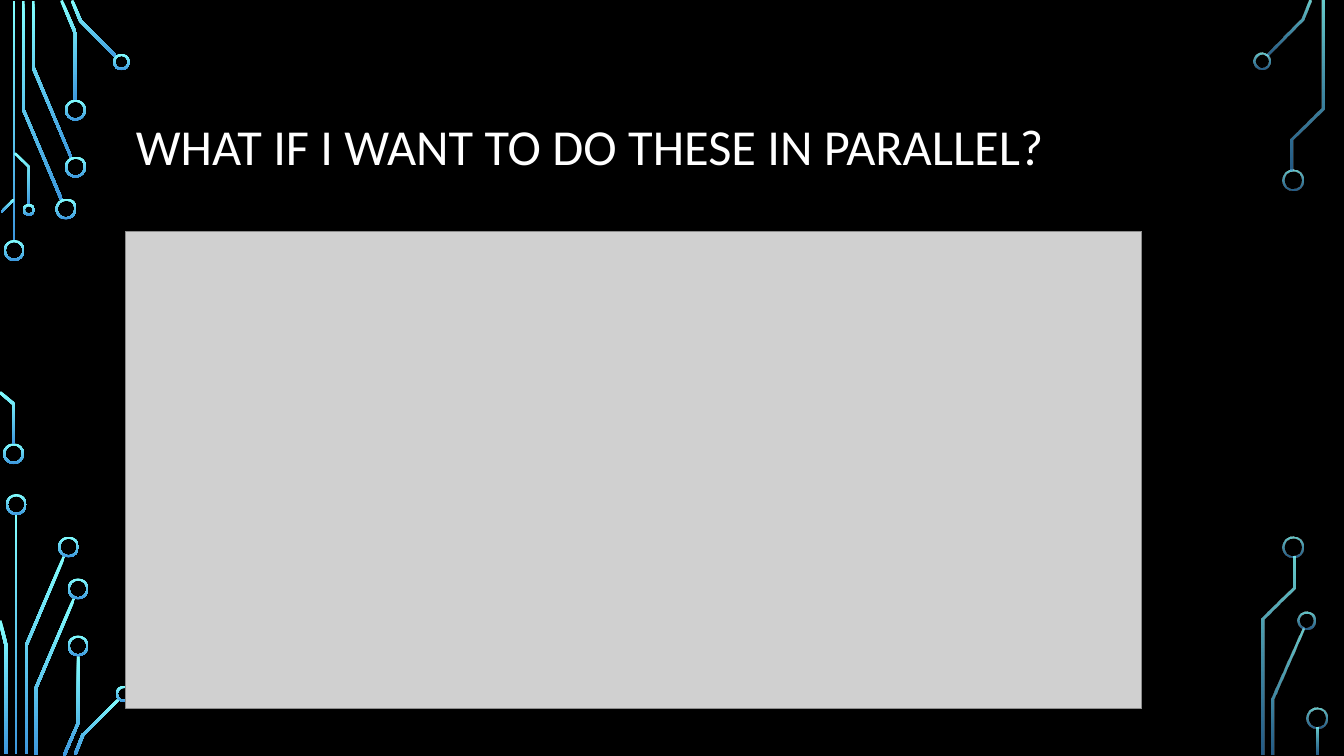
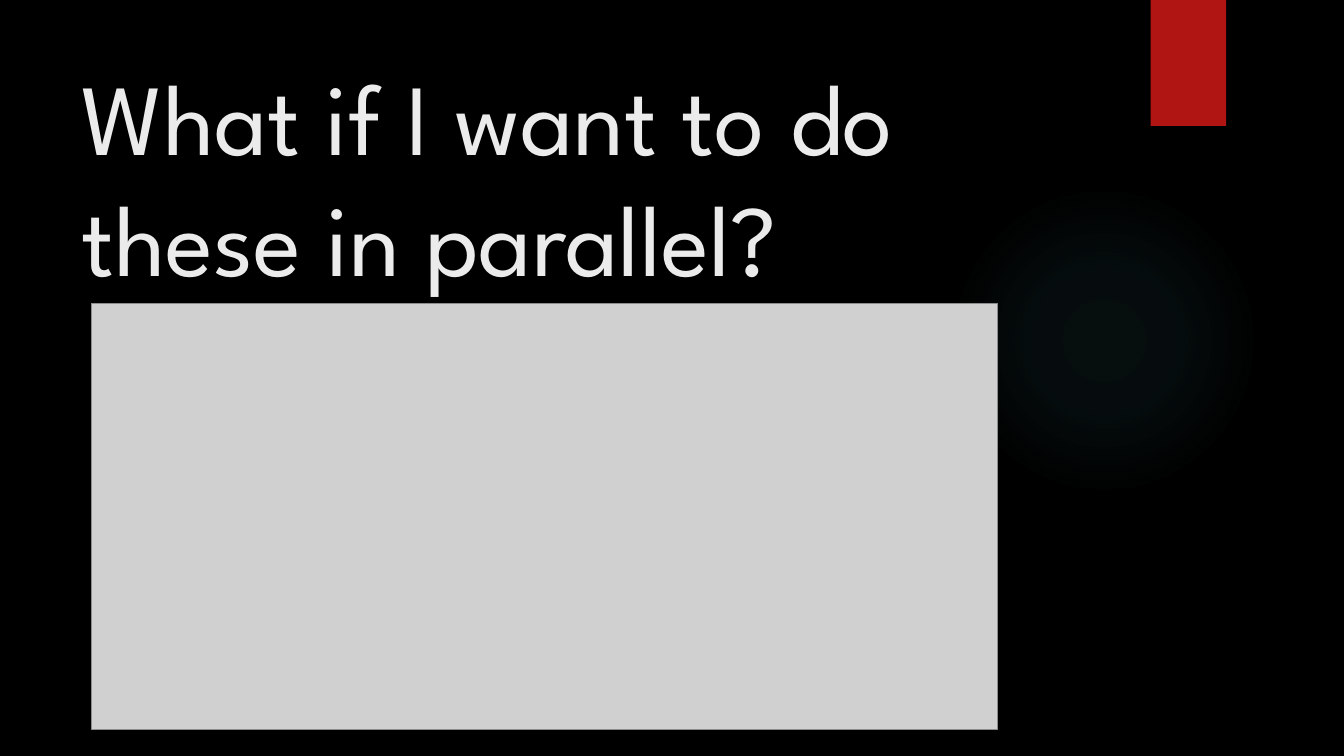
Before and after one commit to daleardi/roptalk, a slide deck: slide 31 of Monadic Error Handling Final.pptx. Drawn at 1344x756 pixels with LibreOffice and Linux fonts; fonts in the diff are those of the drawing; grey boxes stand for pictures; background and template pictures are left out. Boxes give left, top, right and bottom in pixels: in the first picture for what was removed or moved away, otherwise in the second. Text is boxed around its words. In the diff, an @@ line names an element or a change of style, - is before the commit and + after.

Commit message:
changed font size

```diff
--- a/Monadic Error Handling Final.pptx
+++ b/Monadic Error Handling Final.pptx
@@ rectangle added at bbox=[1150, 0, 1226, 126], fill #B01513 @@
@@ title "What if I want to ..." at bbox=[81, 84, 893, 306]: vertical alignment middle to top @@
@@ title at bbox=[81, 84, 893, 306]: text changed; size 36 to 72 pt; font Calibri to League Spartan; text colour #FFFFFF to #EBEBEB @@
-WHAT IF I WANT TO DO THESE IN PARALLEL?
+What if I want to do these in parallel?
@@ ellipse added at bbox=[949, 185, 1259, 495], fill gradient #50B9C1 @@
@@ picture: place and size @@
-picture at bbox=[126, 231, 1142, 709]
+picture at bbox=[92, 303, 998, 729]
@@ group removed at bbox=[0, 0, 1328, 756]: 33 freeform shapes, 3 rectangles @@
```
Also in this commit, not shown: 40 other slides changed.
